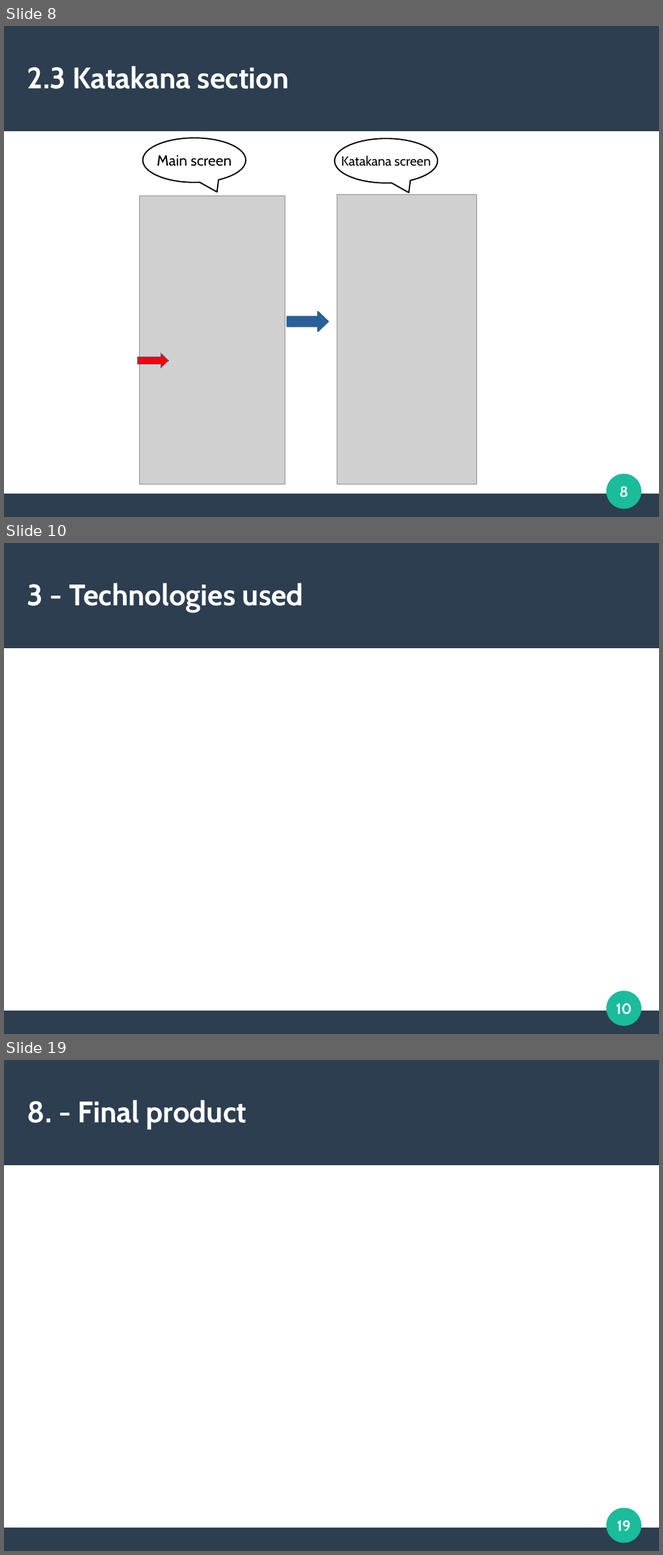
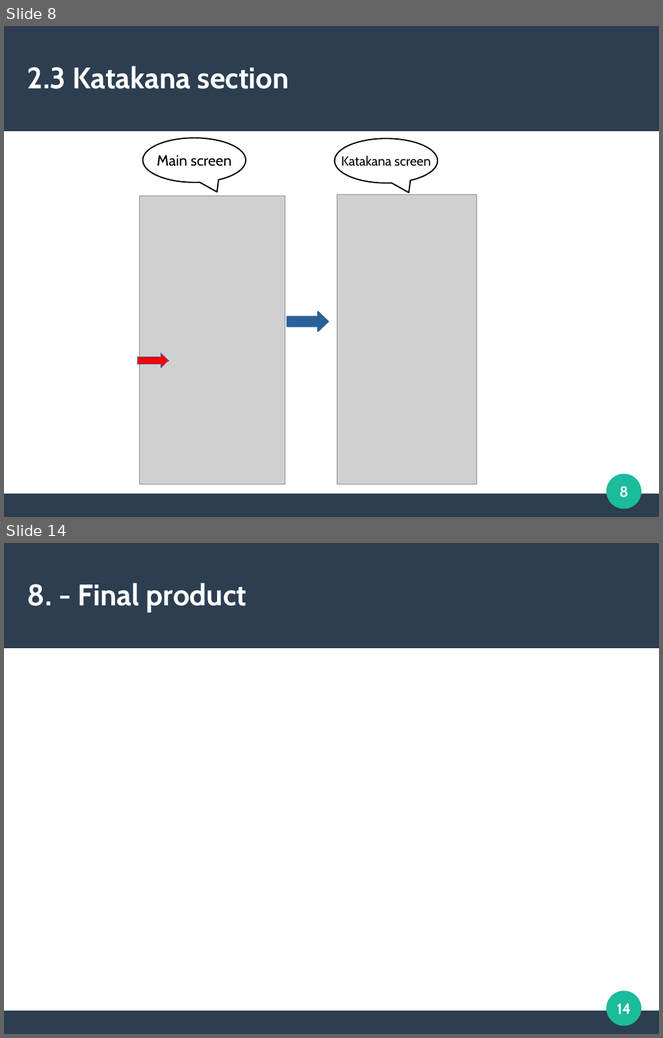
Before and after one commit to sergioparamo/kanjistudy, a slide deck: description/KanjiStudyPresentation.odp. Shown one above the other, each under a label of ours: slides 8, 10 and 19 before the commit, slides 8 and 14 after it; the slides between them are not shown. The pictures are 663x1555 and 663x1038 pixels, drawn with LibreOffice and Linux fonts; fonts in the diff are those of the drawing; grey boxes stand for pictures. Boxes give left, top, right and bottom in pixels: in the first picture for what was removed or moved away, otherwise in the second. Text is boxed around its words. In the diff, an @@ line names an element or a change of style, - is before the commit and + after.

```diff
--- a/description/KanjiStudyPresentation.odp
+++ b/description/KanjiStudyPresentation.odp
@@ slide 10 removed at [4, 543, 659, 1034], background #FFFFFF; not listed: 3 template elements that a slide beside it also shows @@
@@ title removed at [27, 583, 304, 613] @@
-3 - Technologies used
@@ page number removed at [616, 1003, 633, 1015] @@
-10
@@ what was slide 19 is now slide 14 @@
@@ page number at [617, 1004, 631, 1014]: text changed @@
-19
+14
```
Also in this commit, not shown: 3 slides changed, 3 slides added, 7 other slides removed, 9 other files.
